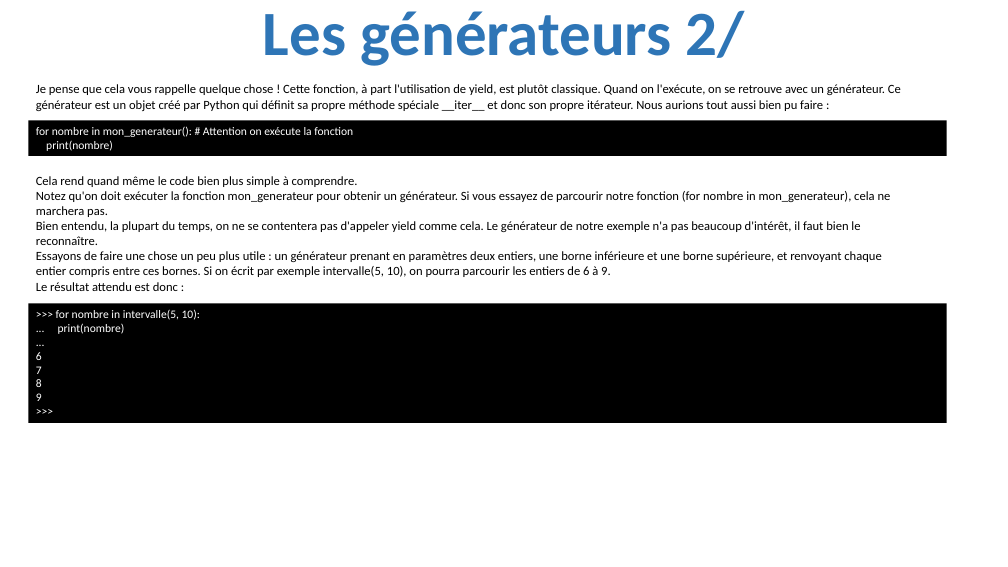
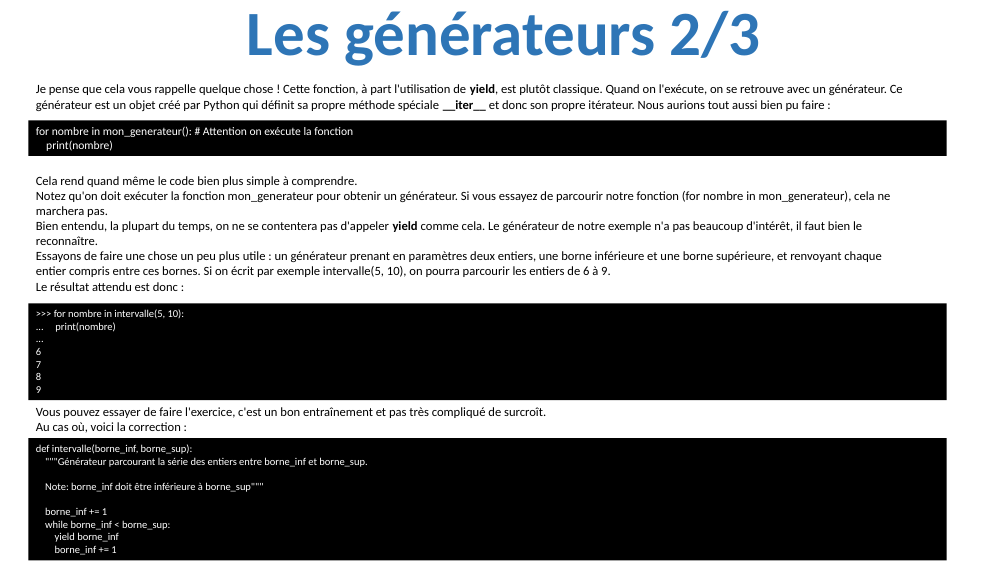
Before and after one commit to julienPalleau/PythonDoc, a slide deck: slide 176 of Python-resume.pptx. Drawn at 1008x567 pixels with LibreOffice and Linux fonts; fonts in the diff are those of the drawing. Boxes give left, top, right and bottom in pixels: in the first picture for what was removed or moved away, otherwise in the second. Text is boxed around its words. In the diff, an @@ line names an element or a change of style, - is before the commit and + after.

```diff
--- a/Python-resume.pptx
+++ b/Python-resume.pptx
@@ title at bbox=[247, 10, 761, 66]: text changed @@
-Les générateurs 2/
+Les générateurs 2/3
@@ text "Je pense que cela vous ..." at bbox=[36, 84, 903, 111]: bold on in "yield, __iter__" @@
@@ text at bbox=[36, 221, 862, 245]: bold on in "yield" @@
@@ text in rectangle at bbox=[29, 303, 948, 400]: paragraph removed @@
->>>
@@ rectangle ">>> for nombre in intervalle(5, ...": place and size @@
-rectangle ">>> for nombre in intervalle(5, ..." at bbox=[29, 303, 948, 423]
+rectangle ">>> for nombre in intervalle(5, ..." at bbox=[29, 303, 948, 400]
@@ rectangle ">>> for nombre in intervalle(5, ..." at bbox=[29, 303, 948, 400]: size 11 to 10 pt @@
@@ text added at bbox=[36, 407, 546, 432], 12 pt, text #000000 @@
+Vous pouvez essayer de faire l'exercice, c'est un bon entraînement et pas très compliqué de surcroît.
+Au cas où, voici la correction :
@@ rectangle added at bbox=[29, 439, 948, 561], fill #000000, 10 pt, text #FFFFFF @@
+def intervalle(borne_inf, borne_sup):
+"""Générateur parcourant la série des entiers entre borne_inf et borne_sup.
+Note: borne_inf doit être inférieure à borne_sup"""
+borne_inf += 1
+while borne_inf < borne_sup:
+yield borne_inf
+borne_inf += 1
```
Also in this commit, not shown: 1 other slide changed, 12 slides added.
